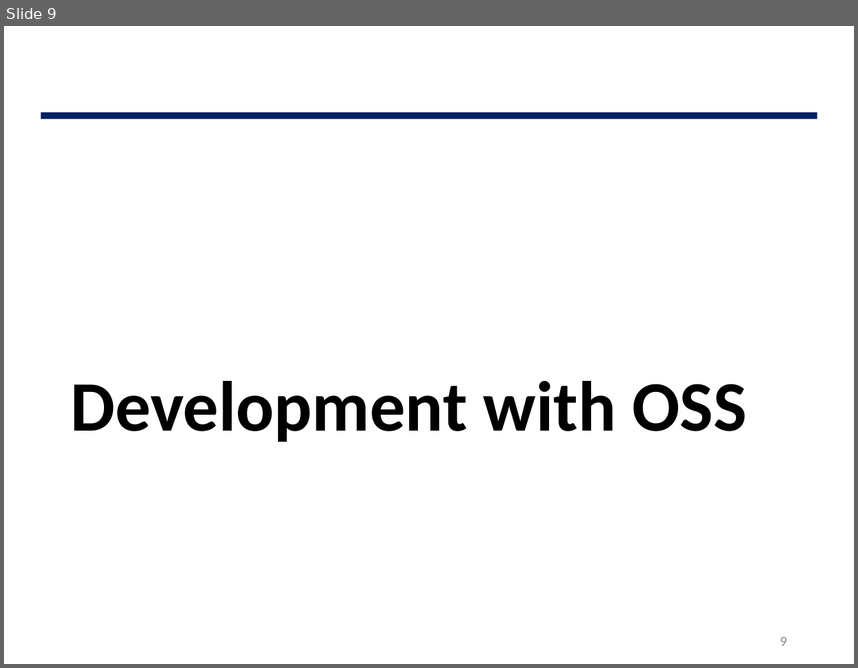
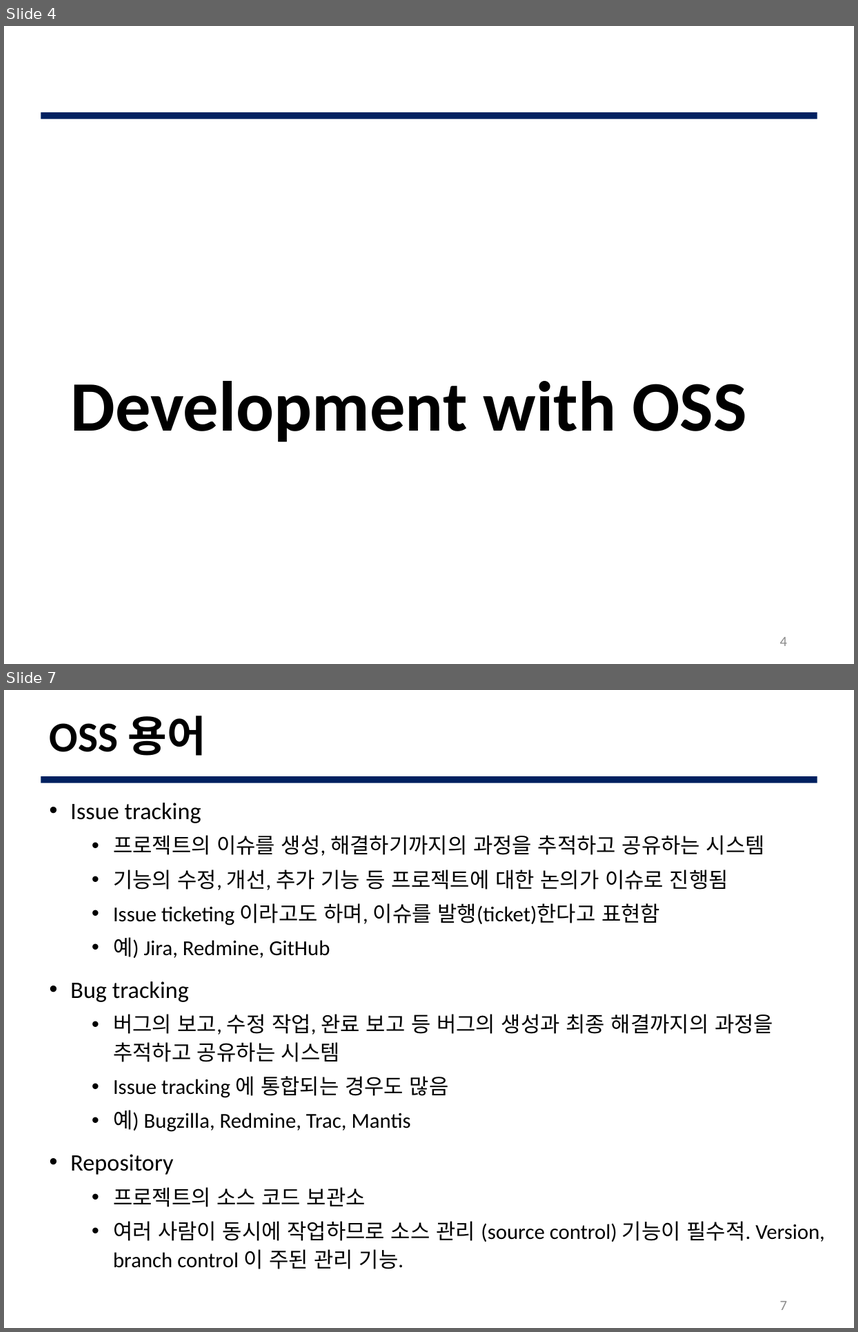
Before and after one commit to JBNU-JEduTools/osscourse, a slide deck: Slides/4. Using Open Source SW.pptx. Shown one above the other, each under a label of ours: slide 9 before the commit, slides 4 and 7 after it; the slides between them are not shown. The pictures are 858x668 and 858x1332 pixels, drawn with LibreOffice and Linux fonts; fonts in the diff are those of the drawing; background and template pictures are left out. Boxes give left, top, right and bottom in pixels: in the first picture for what was removed or moved away, otherwise in the second. Text is boxed around its words. In the diff, an @@ line names an element or a change of style, - is before the commit and + after.

```diff
--- a/Slides/4. Using Open Source SW.pptx
+++ b/Slides/4. Using Open Source SW.pptx
@@ slide 7 added at (x1=4, y1=690, x2=854, y2=1328), background #FFFFFF; not listed: 1 template element that a slide beside it also shows @@
@@ title added at (x1=50, y1=716, x2=205, y2=756), 36 pt, text #000000, bold @@
+OSS 용어
@@ text added at (x1=70, y1=802, x2=825, y2=1269), 18 pt, text #000000 @@
+• Issue tracking
+  • 프로젝트의 이슈를 생성, 해결하기까지의 과정을 추적하고 공유하는 시스템
+  • 기능의 수정, 개선, 추가 기능 등 프로젝트에 대한 논의가 이슈로 진행됨
+  • Issue ticketing 이라고도 하며, 이슈를 발행(ticket)한다고 표현함
+  • 예) Jira, Redmine, GitHub
+• Bug tracking
+  • 버그의 보고, 수정 작업, 완료 보고 등 버그의 생성과 최종 해결까지의 과정을 추적하고 공유하는 시스템
+  • Issue tracking 에 통합되는 경우도 많음
+  • 예) Bugzilla, Redmine, Trac, Mantis
+• Repository
+  • 프로젝트의 소스 코드 보관소
+  • 여러 사람이 동시에 작업하므로 소스 관리 (source control) 기능이 필수적. Version, branch control 이 주된 관리 기능.
@@ page number added at (x1=780, y1=1301, x2=787, y2=1310), 12 pt, text #8C8C8C @@
+7
@@ what was slide 9 is now slide 4 @@
@@ page number at (x1=780, y1=637, x2=787, y2=646): text changed @@
-9
+4
```
Also in this commit, not shown: 6 slides changed, 14 other slides added, 17 slides removed, 9 other files.
